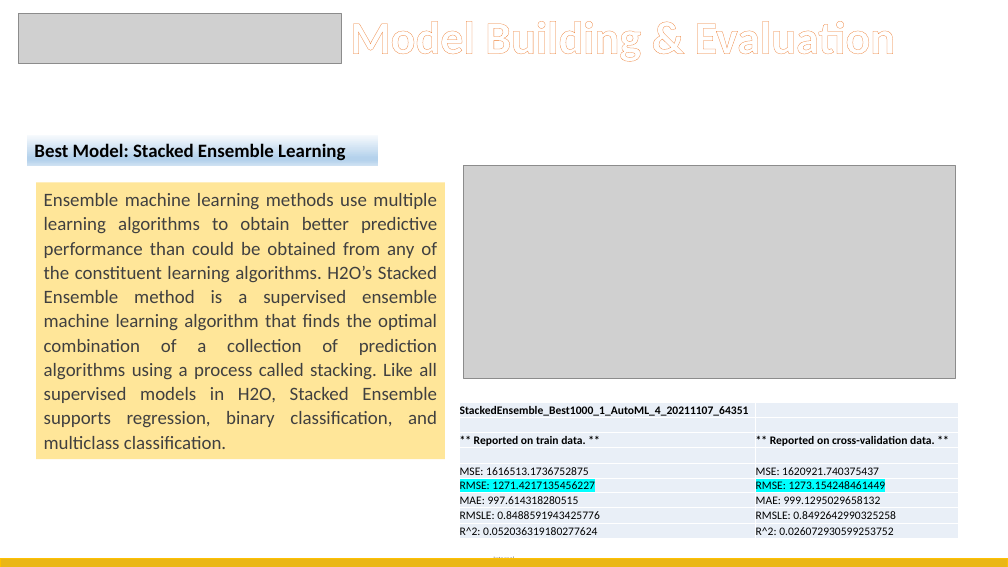
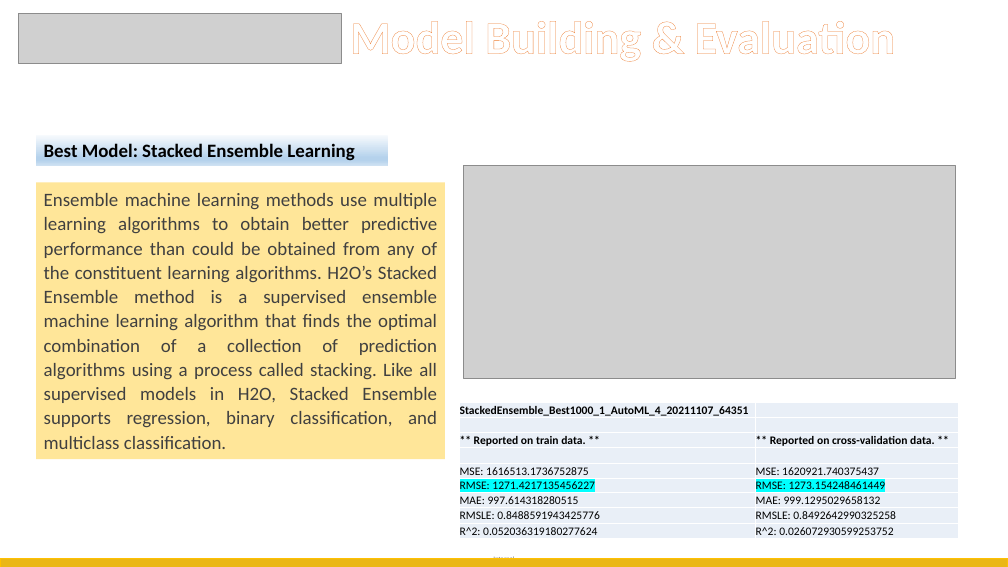
Before and after one commit to ghoshark/MachineHack-DAC-2021-Hackathon, a slide deck: slide 24 of Submission Files/Analytics_Olympiad_Presentation.pptx (slide 21 before the commit). Drawn at 1008x567 pixels with LibreOffice and Linux fonts; fonts in the diff are those of the drawing; grey boxes stand for pictures. Boxes give left, top, right and bottom in pixels: in the first picture for what was removed or moved away, otherwise in the second. Text is boxed around its words. In the diff, an @@ line names an element or a change of style, - is before the commit and + after.

```diff
--- a/Submission Files/Analytics_Olympiad_Presentation.pptx
+++ b/Submission Files/Analytics_Olympiad_Presentation.pptx
@@ rectangle "Best Model: Stacked Ensemble Learning": place and size @@
-rectangle "Best Model: Stacked Ensemble Learning" at [27, 135, 379, 166]
+rectangle "Best Model: Stacked Ensemble Learning" at [36, 135, 388, 166]
```
Also in this commit, not shown: 5 other slides changed, 6 slides added, 2 slides removed, 6 other files.
